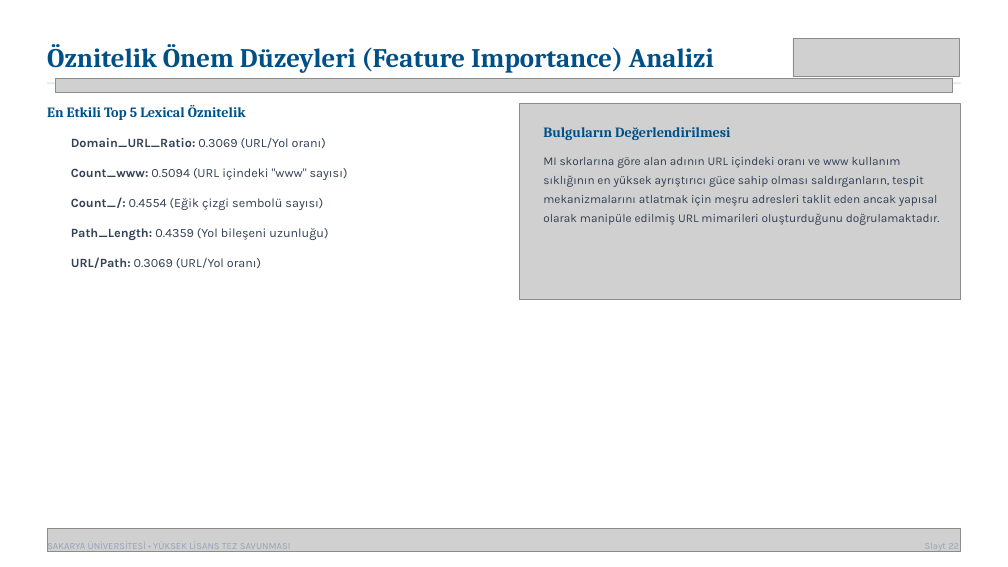
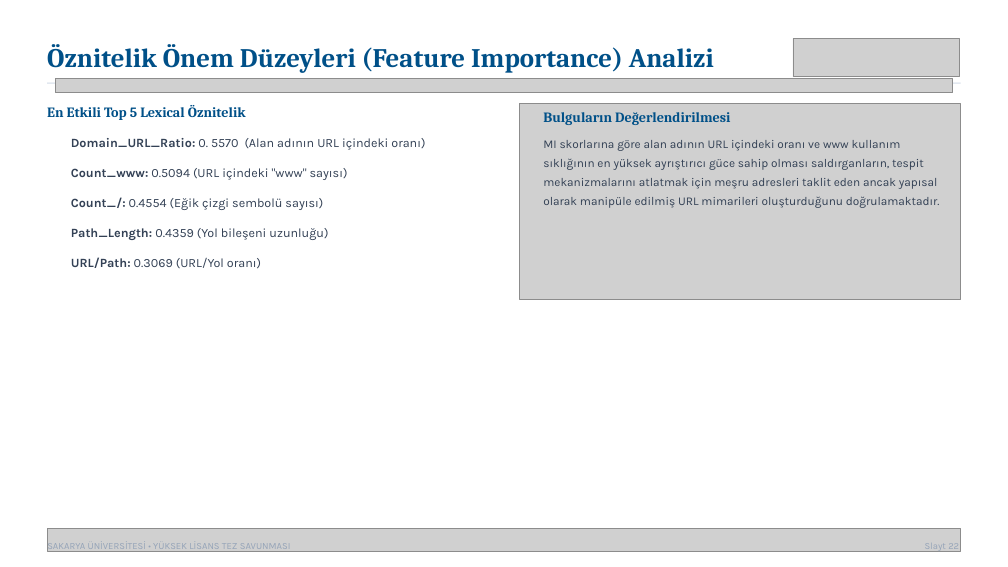
Before and after one commit to mmeliht/URL-Phishing-Detection, a slide deck: slide 21 of thesis/presentation.pptx. Drawn at 1008x567 pixels with LibreOffice and Linux fonts; fonts in the diff are those of the drawing; grey boxes stand for pictures; background and template pictures are left out. Boxes give left, top, right and bottom in pixels: in the first picture for what was removed or moved away, otherwise in the second. Text is boxed around its words. In the diff, an @@ line names an element or a change of style, - is before the commit and + after.

```diff
--- a/thesis/presentation.pptx
+++ b/thesis/presentation.pptx
@@ text "Bulguların Değerlendirilmesi": place and size @@
-text "Bulguların Değerlendirilmesi" at <box>543,127,730,140</box>
+text "Bulguların Değerlendirilmesi" at <box>543,112,730,125</box>
@@ text at <box>71,138,425,150</box>: text changed @@
-Domain_URL_Ratio: 0.3069 (URL/Yol oranı)
+Domain_URL_Ratio: 0. 5570 (Alan adının URL içindeki oranı)
@@ text "MI skorlarına göre alan adının ...": place and size @@
-text "MI skorlarına göre alan adının ..." at <box>543,157,940,225</box>
+text "MI skorlarına göre alan adının ..." at <box>543,140,940,208</box>
```
Also in this commit, not shown: 3 other slides changed.
